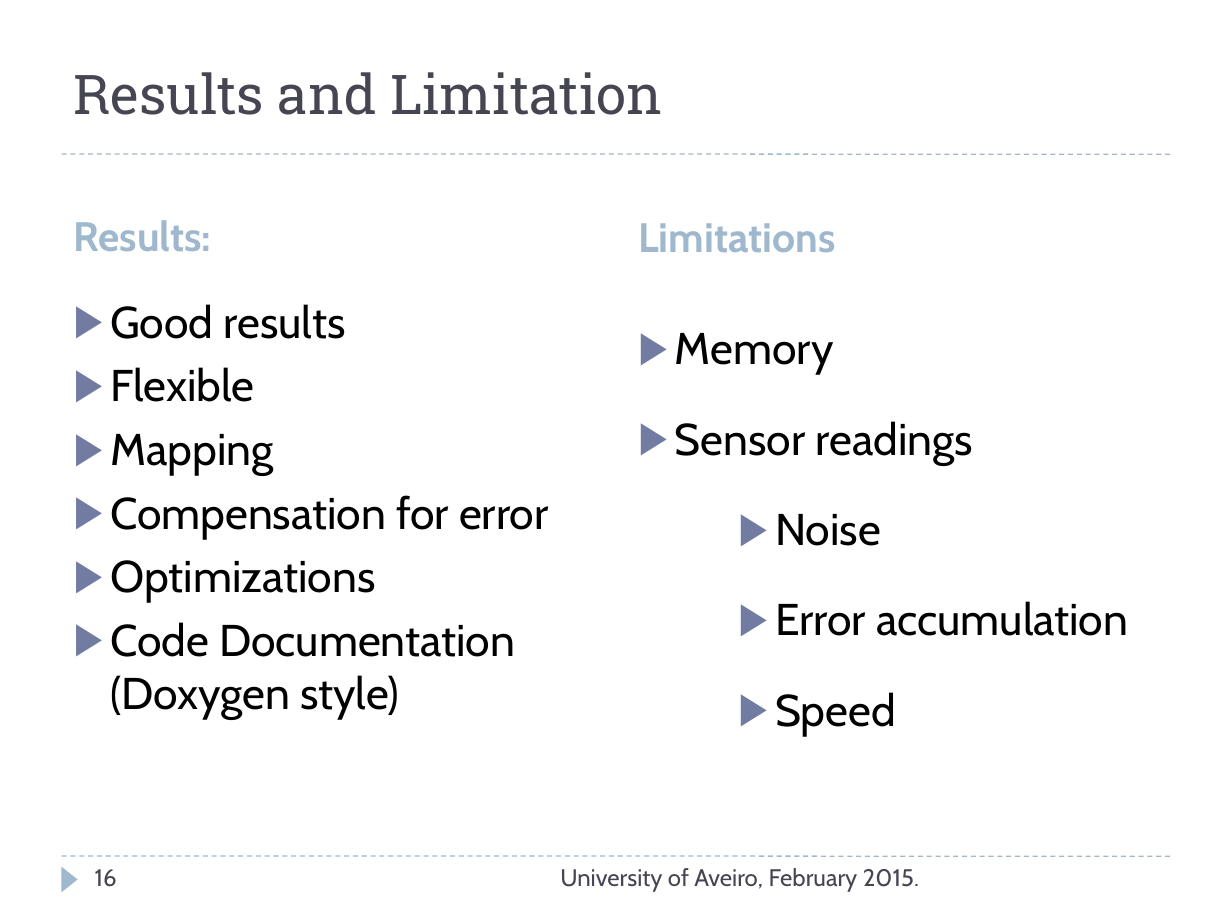
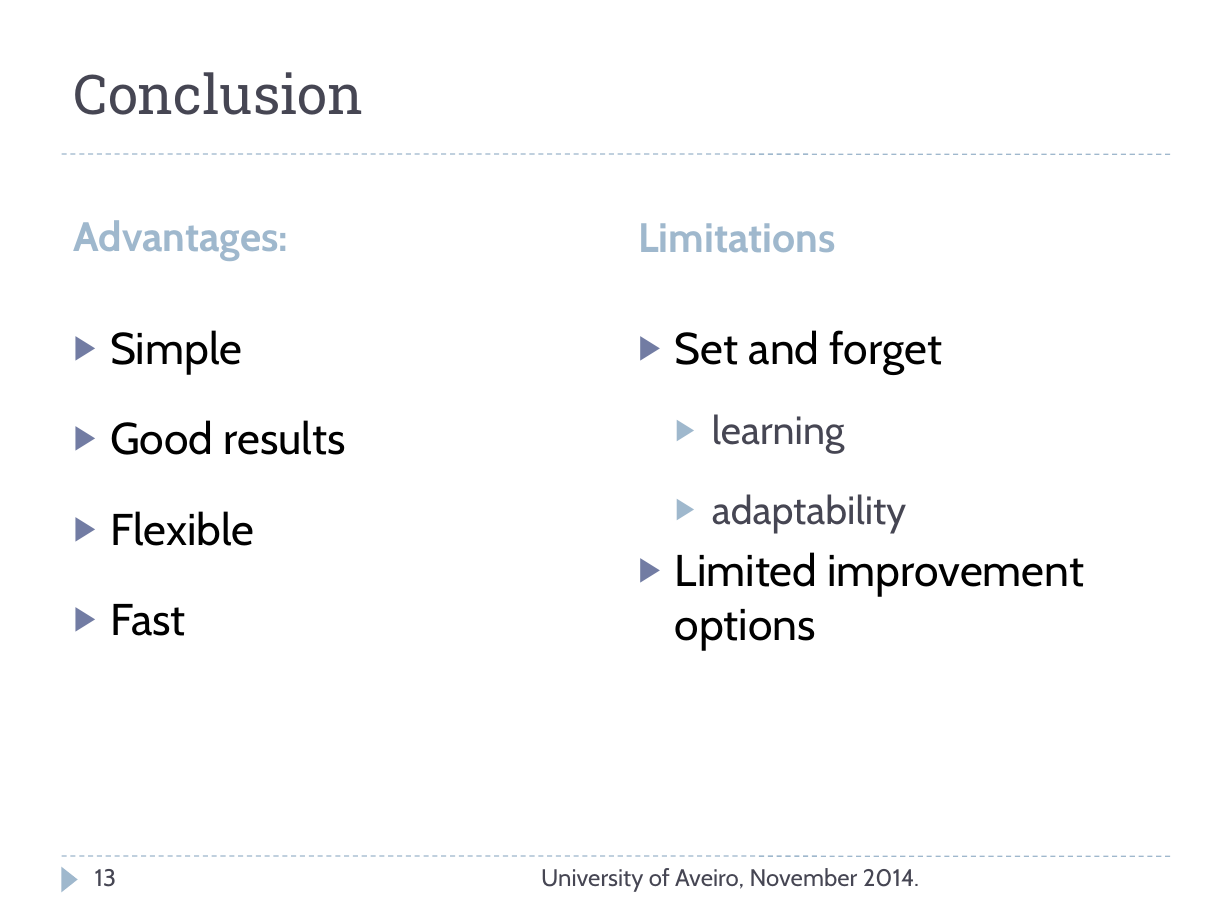
Before and after one commit to TravellerVS/RoboticAgent, a slide deck: slide 13 of Project2/Documentation/Prezentacija.ppt (slide 16 before the commit). Drawn at 1232x924 pixels with LibreOffice and Linux fonts; fonts in the diff are those of the drawing. Boxes give left, top, right and bottom in pixels: in the first picture for what was removed or moved away, otherwise in the second. Text is boxed around its words. In the diff, an @@ line names an element or a change of style, - is before the commit and + after.

```diff
--- a/Project2/Documentation/Prezentacija.ppt
+++ b/Project2/Documentation/Prezentacija.ppt
@@ text at (74, 72, 364, 115): text changed @@
-Results and Limitation
+Conclusion
@@ text at (74, 220, 289, 261): text changed @@
-Results:
+Advantages:
@@ text at (110, 330, 242, 375): paragraph added @@
+▶ Simple
@@ text at (675, 330, 1084, 650): text changed @@
-▶ Memory
-▶ Sensor readings
-  ▶ Noise
-  ▶ Error accumulation
-  ▶ Speed
+▶ Set and forget
+  ▶ learning
+  ▶ adaptability
+▶ Limited improvement options
@@ text at (110, 420, 346, 546): line spacing 1 to 1.5 @@
@@ text at (110, 604, 186, 636): text changed @@
-▶ Mapping
-▶ Compensation for error
-▶ Optimizations
-▶ Code Documentation (Doxygen style)
+▶ Fast
@@ page number at (95, 869, 117, 887): text changed @@
-16
+13
@@ text at (541, 868, 919, 892): text changed @@
-University of Aveiro, February 2015.
+University of Aveiro, November 2014.
```
Also in this commit, not shown: 5 other slides changed, 7 slides added, 10 slides removed.
